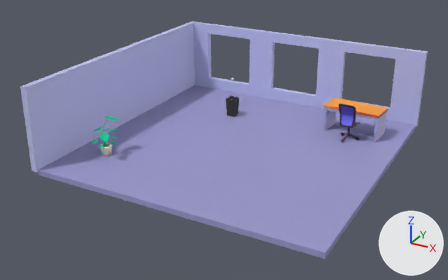
Two versions of the glTF model public/office.glb, one commit apart.
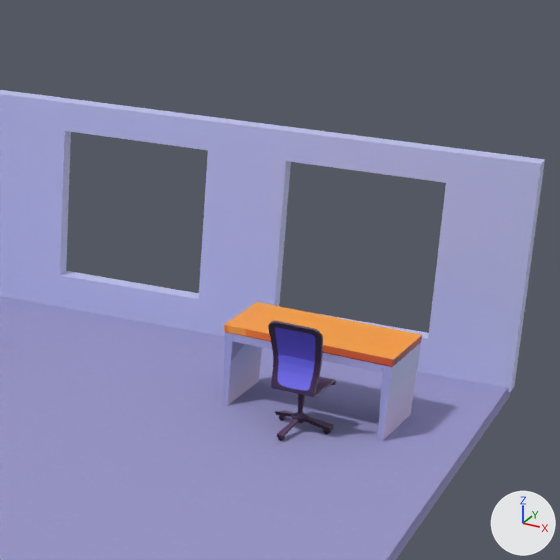
The first picture shows the older version from a 50 mm lens placed at (9.17, -17.94, 8.98), pointed at (-0.32, -0.69, 0.36). The close-ups show both versions on the part from 56% to 97% of the width and 0% to 65% of the height of that picture; other places that the commit changed are outside them. Every picture has the same lights, and +X, +Y and +Z are marked at lower right. Objects named as collision shapes, trigger or cutter boxes, shadow casters or lower levels of detail are left out. Where no turn or scale is listed for an object, it has been applied to the vertices.

Before the edit, the objects in view are built like this:
```python
me_cube_001 = bpy.data.meshes.new('Cube.001')
me_cube_001.from_pydata(...)  # a box spanning x -5.0..5.0, y -5.0..5.0, z -0.09..0.09
me_cube_001.materials.append(mat_ground)
me_cube_006 = bpy.data.meshes.new('Cube.006')
me_cube_006.from_pydata(...)  # 32 vertices, 72 faces; spans x -5.03..5.03, y -0.1..0.1, z -1.44..1.44
me_cube_006.materials.append(mat_wall)  # blue #c2c6f3
me_cube_017 = bpy.data.meshes.new('Cube.017')
me_cube_017.from_pydata(...)  # 40 vertices, 64 faces; spans x -1.94..0.21, y -0.91..0.19, z -0.88..0.14
me_cube_017.materials.append(mat_material_003)  # picture img_texture_2
ob_cube_006 = bpy.data.objects.new('Cube.006', me_cube_017)
ob_cube_006.location = (4.01, 3.34, 0.88)
ob_ground = bpy.data.objects.new('Ground', me_cube_001)
ob_ground.location = (0.0, 0.0, -0.09)
ob_wall = bpy.data.objects.new('Wall', me_cube_006)
ob_wall.location = (0.0, 4.88, 1.39)
# also in view: 'Sphere' at (3.17, 2.23, 0.71)
```
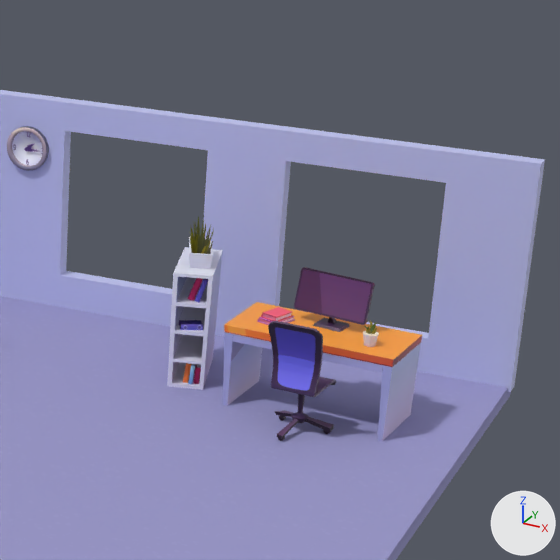
What differs and where, as boxes [x1, y1, x2, y2] in the close-ups (560 x 560 px):
'Cabinet2', added
    after: [167, 247, 223, 390]
'Monitor', added (purple)
    after: [294, 267, 375, 332]
'Clock', added
    after: [7, 126, 49, 171]
'Plant3', added
    after: [189, 216, 214, 269]
'Book2', added
    after: [261, 307, 293, 321]
'Plant2', added
    after: [363, 320, 379, 347]
'Plane.020', added
    after: [179, 320, 203, 330]
'Plane.018', added
    after: [188, 278, 203, 301]
'Plane.019', added
    after: [195, 279, 208, 302]
'Book1', added
    after: [258, 316, 295, 325]
'Plane.023', added
    after: [183, 363, 191, 383]
'Plane.025', added
    after: [194, 364, 201, 384]
'Plane.024', added
    after: [188, 364, 196, 385]

The change, as a diff of the scene's bpy script:
```diff
--- a/public/office.glb.py
+++ b/public/office.glb.py
@@ ob_monitor @@
+ob_monitor = bpy.data.objects.new('Monitor', me_cube_021)  # 60 vertices, 104 faces; spans x -0.47..0.47, y -0.18..0.156, z -0.369..0.248; in mat_material_003 (picture img_texture_2)
+ob_monitor.location = (3.18, 3.18, 1.38)
@@ ob_plant3 @@
+ob_plant3 = bpy.data.objects.new('Plant3', me_plane_016)  # 330 vertices, 540 faces; spans x -0.265..0.253, y -0.347..0.395, z -0.246..0.276; in mat_material_003 (picture img_texture_2)
+ob_plant3.location = (1.42, 3.4, 1.7)
@@ ob_plane_025 @@
+ob_plane_025 = bpy.data.objects.new('Plane.025', me_plane_036)  # 36 vertices, 64 faces; spans x -0.062..0.048, y -0.072..0.098, z -0.108..0.108; in mat_material_003 (picture img_texture_2)
+ob_plane_025.location = (1.62, 3.03, 0.15)
@@ ob_plane_024 @@
+ob_plane_024 = bpy.data.objects.new('Plane.024', me_plane_035)  # 36 vertices, 64 faces; spans x -0.064..0.049, y -0.083..0.114, z -0.128..0.127; in mat_material_003 (picture img_texture_2)
+ob_plane_024.location = (1.57, 2.97, 0.17)
@@ ob_plane_023 @@
+ob_plane_023 = bpy.data.objects.new('Plane.023', me_plane_034)  # 36 vertices, 64 faces; spans x -0.074..0.058, y -0.085..0.117, z -0.129..0.128; in mat_material_003 (picture img_texture_2)
+ob_plane_023.location = (1.5, 3.0, 0.17)
@@ ob_plane_020 @@
+ob_plane_020 = bpy.data.objects.new('Plane.020', me_plane_029)  # 36 vertices, 64 faces; spans x -0.176..0.157, y -0.135..0.173, z -0.036..0.033; in mat_material_003 (picture img_texture_2)
+ob_plane_020.location = (1.5, 3.01, 0.77)
@@ ob_plane_019 @@
+ob_plane_019 = bpy.data.objects.new('Plane.019', me_plane_028)  # 36 vertices, 64 faces; spans x -0.106..0.088, y -0.106..0.144, z -0.152..0.152; in mat_material_003 (picture img_texture_2)
+ob_plane_019.location = (1.6, 3.05, 1.25)
@@ ob_plane_018 @@
+ob_plane_018 = bpy.data.objects.new('Plane.018', me_plane_027)  # 36 vertices, 64 faces; spans x -0.117..0.099, y -0.109..0.146, z -0.154..0.155; in mat_material_003 (picture img_texture_2)
+ob_plane_018.location = (1.52, 3.06, 1.25)
@@ ob_cabinet2 @@
+ob_cabinet2 = bpy.data.objects.new('Cabinet2', me_cube_020)  # 110 vertices, 216 faces; spans x -0.378..0.344, y -0.196..0.967, z -0.152..1.322; in mat_material_003 (picture img_texture_2)
+ob_cabinet2.location = (1.43, 3.0, 0.15)
@@ ob_plant2 @@
+ob_plant2 = bpy.data.objects.new('Plant2', me_plane_024)  # 100 vertices, 172 faces; spans x -0.086..0.097, y -0.089..0.089, z -0.162..0.124; in mat_material_003 (picture img_texture_2)
+ob_plant2.location = (3.77, 2.75, 1.18)
@@ ob_book1 @@
+ob_book1 = bpy.data.objects.new('Book1', me_plane_026)  # 36 vertices, 64 faces; spans x -0.163..0.215, y -0.231..0.21, z -0.027..0.025; in mat_material_003 (picture img_texture_2)
+ob_book1.location = (2.54, 3.01, 1.04)
@@ ob_book2 @@
+ob_book2 = bpy.data.objects.new('Book2', me_plane_025)  # 36 vertices, 64 faces; spans x -0.14..0.185, y -0.196..0.178, z -0.033..0.03; in mat_material_003 (picture img_texture_2)
+ob_book2.location = (2.55, 3.01, 1.1)
@@ ob_clock @@
+ob_clock = bpy.data.objects.new('Clock', me_cylinder_001)  # 160 vertices, 316 faces; spans x -0.293..0.293, y 0.225..0.298, z -0.293..0.293; in mat_material_001 (picture img_desktop_office_3d_scene_texture_1)
+ob_clock.location = (-1.58, 4.49, 2.16)
```
